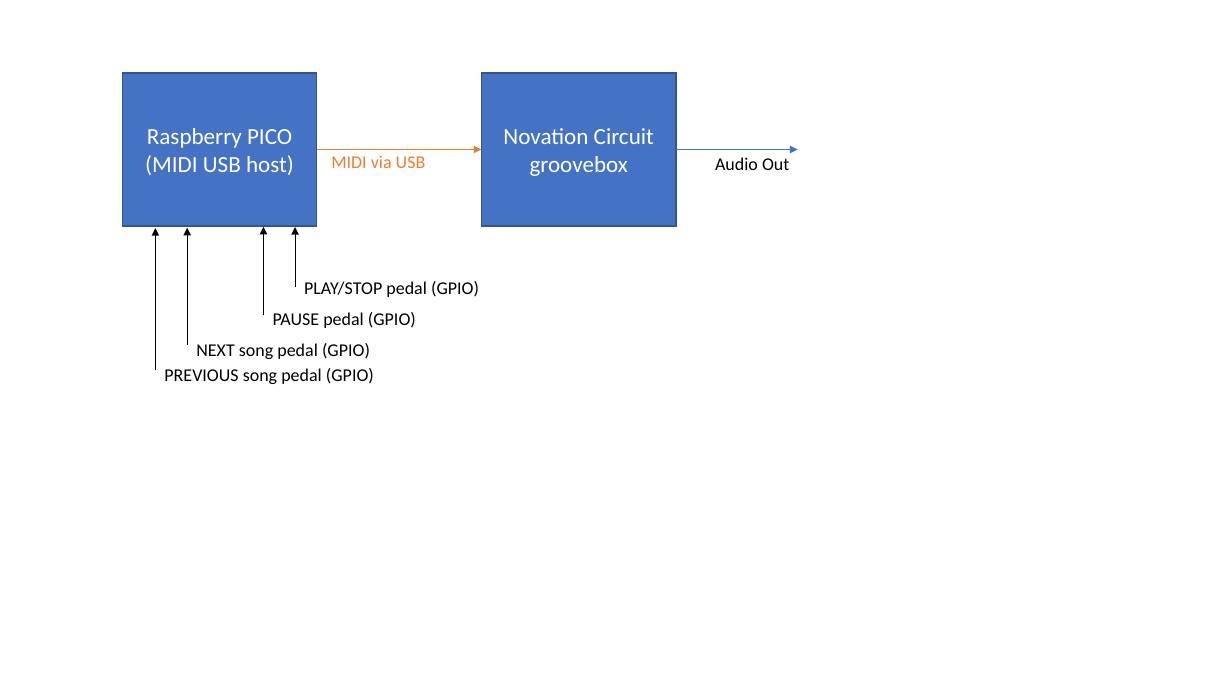
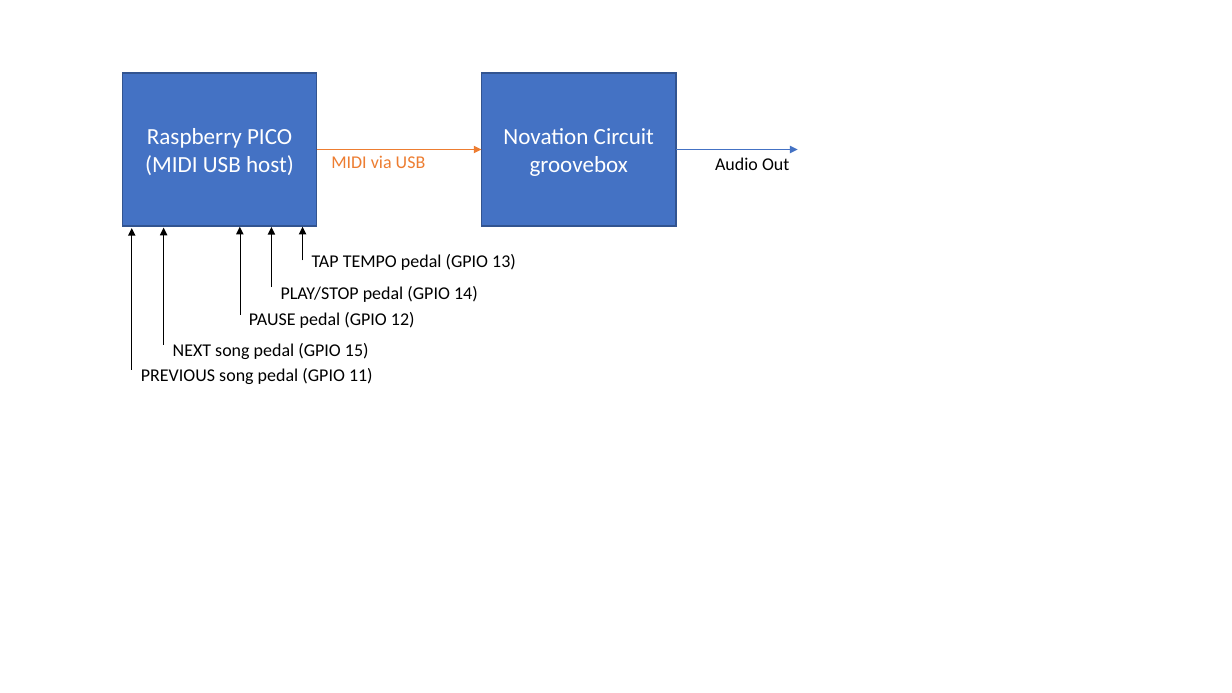
Before and after one commit to denybear/picovation, a slide deck: slide 1 of pictures/picovation.pptx. Drawn at 1232x693 pixels with LibreOffice and Linux fonts; fonts in the diff are those of the drawing. Boxes give left, top, right and bottom in pixels: in the first picture for what was removed or moved away, otherwise in the second. Text is boxed around its words. In the diff, an @@ line names an element or a change of style, - is before the commit and + after.

```diff
--- a/pictures/picovation.pptx
+++ b/pictures/picovation.pptx
@@ 4 arrows: place and size @@
-4 arrows at bbox=[155, 226, 295, 370]
+4 arrows at bbox=[132, 226, 272, 370]
@@ arrow added from (302, 261) to (302, 226), #000000 0.5 pt @@
@@ text added at bbox=[312, 254, 516, 270], 14 pt, text #000000 @@
+TAP TEMPO pedal (GPIO 13)
@@ text at bbox=[281, 286, 478, 302]: text changed @@
-PLAY/STOP pedal (GPIO)
+PLAY/STOP pedal (GPIO 14)
@@ text at bbox=[249, 312, 415, 328]: text changed @@
-PAUSE pedal (GPIO)
+PAUSE pedal (GPIO 12)
@@ text at bbox=[173, 343, 369, 359]: text changed @@
-NEXT song pedal (GPIO)
+NEXT song pedal (GPIO 15)
@@ text at bbox=[141, 368, 373, 384]: text changed @@
-PREVIOUS song pedal (GPIO)
+PREVIOUS song pedal (GPIO 11)
```
Also in this commit, not shown: 2 slides added, 2 slides removed, 3 other files.
